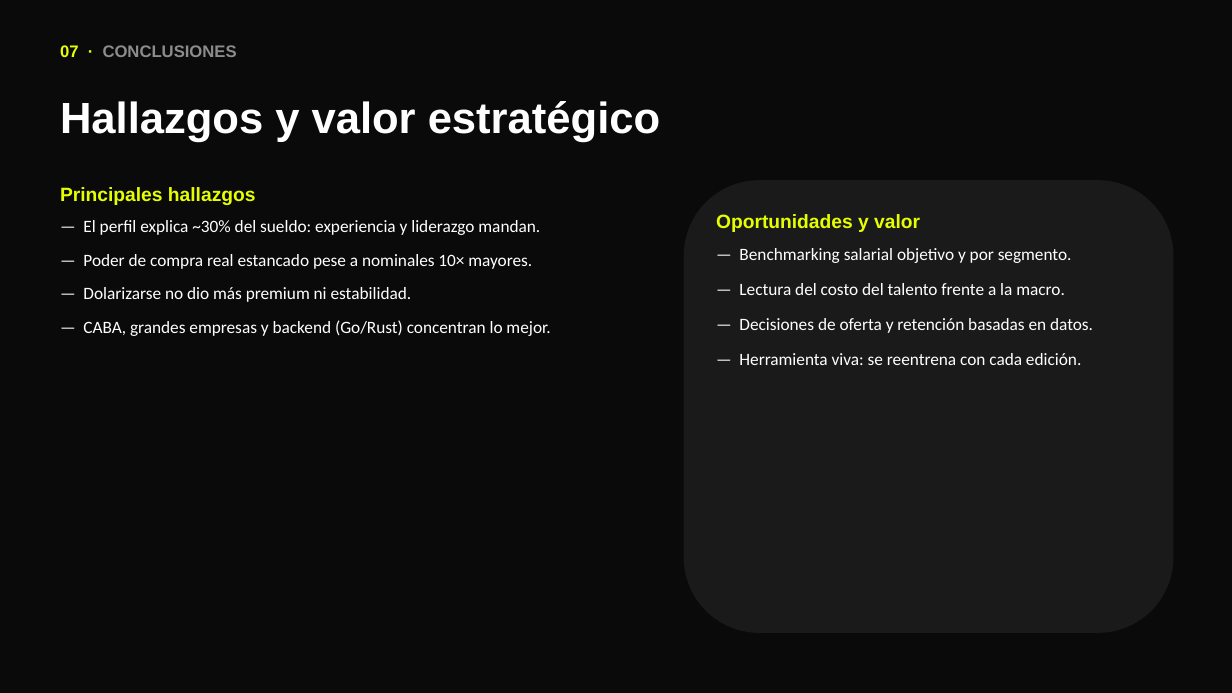
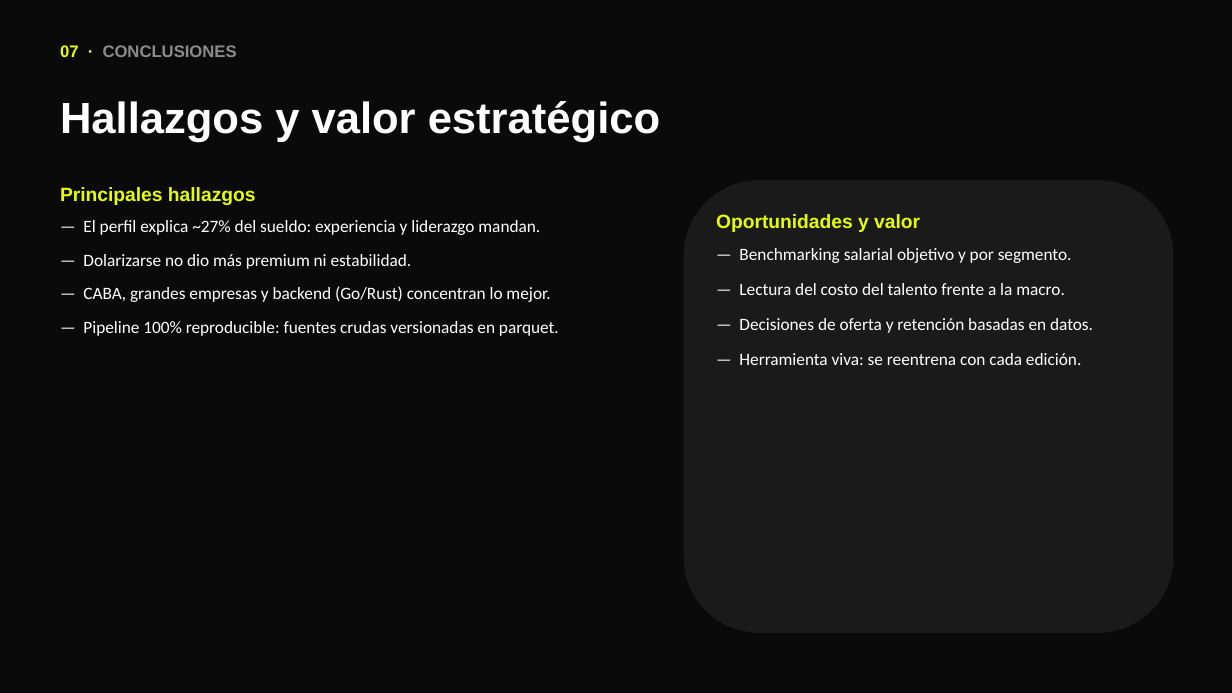
Before and after one commit to fbmassi/tpo-sueldos, a slide deck: slide 21 of presentacion/defensa_oral.pptx (slide 22 before the commit). Drawn at 1232x693 pixels with LibreOffice and Linux fonts; fonts in the diff are those of the drawing. Boxes give left, top, right and bottom in pixels: in the first picture for what was removed or moved away, otherwise in the second. Text is boxed around its words. In the diff, an @@ line names an element or a change of style, - is before the commit and + after.

```diff
--- a/presentacion/defensa_oral.pptx
+++ b/presentacion/defensa_oral.pptx
@@ text at bbox=[83, 220, 540, 235]: text changed @@
-— El perfil explica ~30% del sueldo: experiencia y liderazgo mandan.
-— Poder de compra real estancado pese a nominales 10× mayores.
+— El perfil explica ~27% del sueldo: experiencia y liderazgo mandan.
@@ text at bbox=[83, 321, 559, 336]: paragraph added @@
+— Pipeline 100% reproducible: fuentes crudas versionadas en parquet.
```
Also in this commit, not shown: 3 other slides changed, 1 slide removed, 22 other files.
